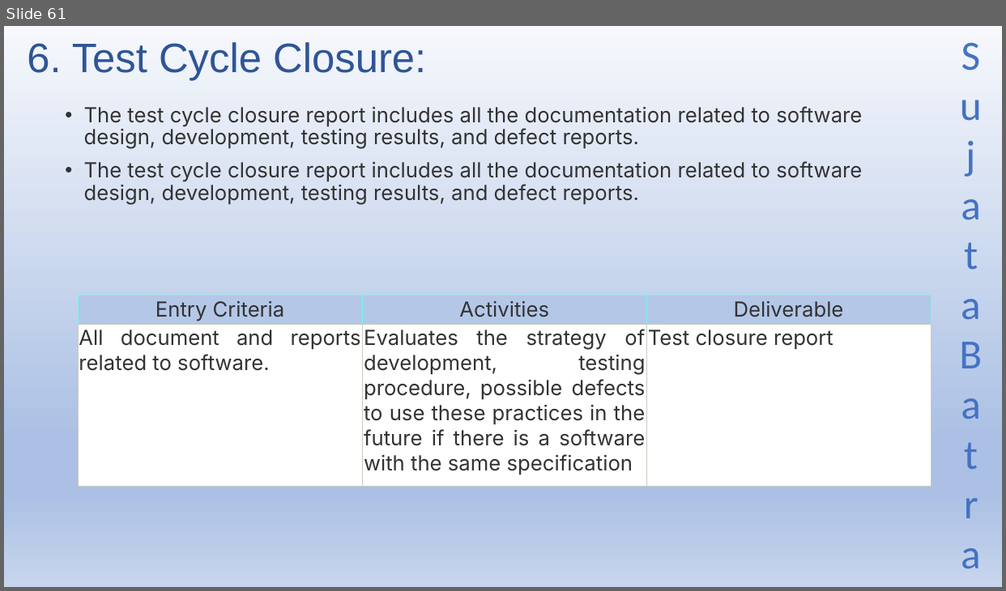
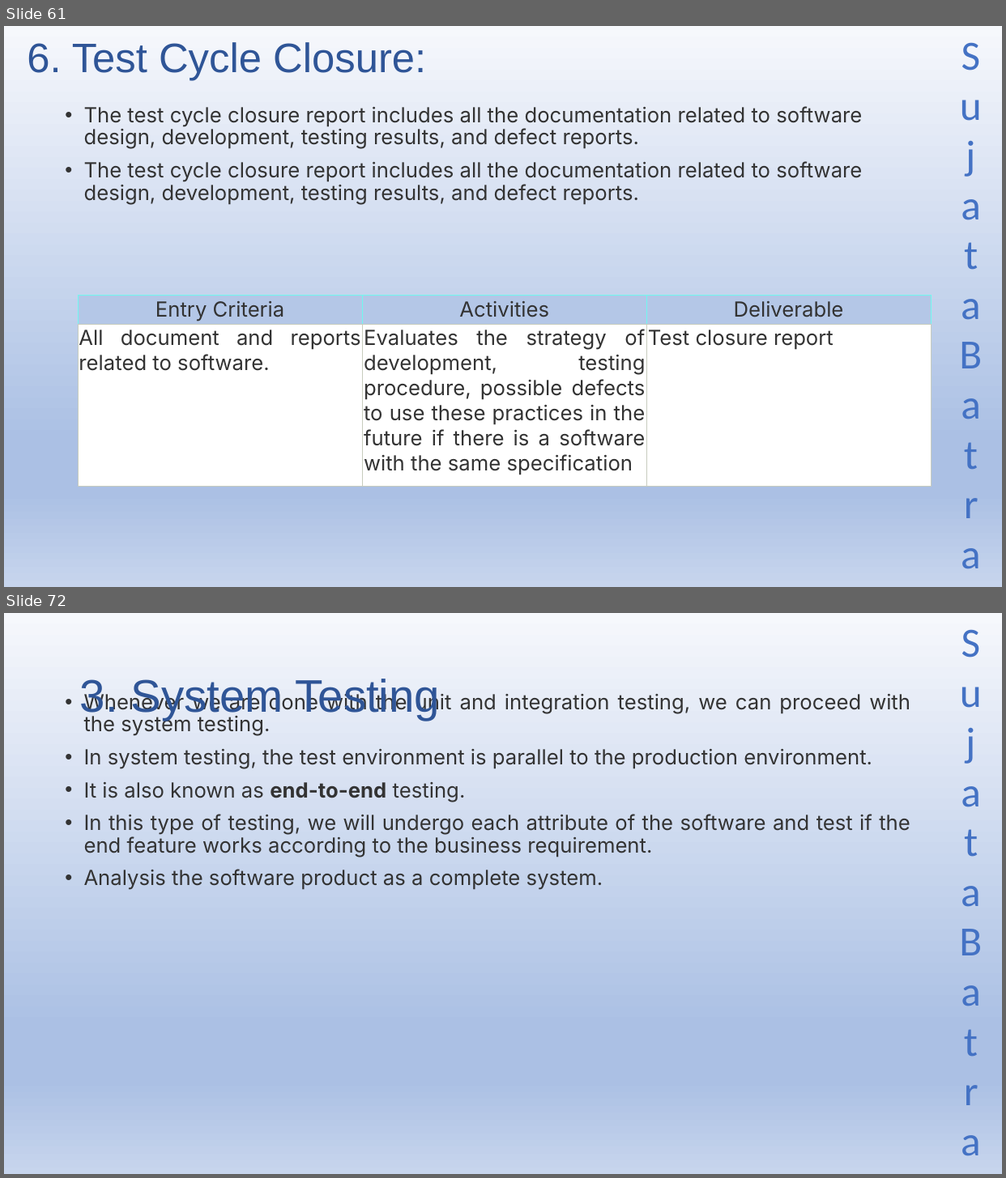
Before and after one commit to Sujatabatra/SapientNov2021QABatch, a slide deck: QA/QA Study Material.pptx. Shown one above the other, each under a label of ours: slide 61 before the commit, slides 61 and 72 after it; the slides between them are not shown. The pictures are 1006x591 and 1006x1178 pixels, drawn with LibreOffice and Linux fonts; fonts in the diff are those of the drawing. Boxes give left, top, right and bottom in pixels: in the first picture for what was removed or moved away, otherwise in the second. Text is boxed around its words. In the diff, an @@ line names an element or a change of style, - is before the commit and + after.

```diff
--- a/QA/QA Study Material.pptx
+++ b/QA/QA Study Material.pptx
@@ slide 72 added at (4, 613, 1002, 1174), background gradient #F6F8FC to #ABC0E4 to #C7D5ED; not listed: 1 template element that a slide beside it also shows @@
@@ title added at (80, 679, 440, 720), 44 pt, text #2F5597 @@
+3. System Testing
@@ text added at (84, 692, 910, 890), 20 pt, text #333333 @@
+• Whenever we are done with the unit and integration testing, we can proceed with the system testing.
+• In system testing, the test environment is parallel to the production environment.
+• It is also known as end-to-end testing.
+• In this type of testing, we will undergo each attribute of the software and test if the end feature works according to the business requirement.
+• Analysis the software product as a complete system.
```
Also in this commit, not shown: 14 other slides added.
